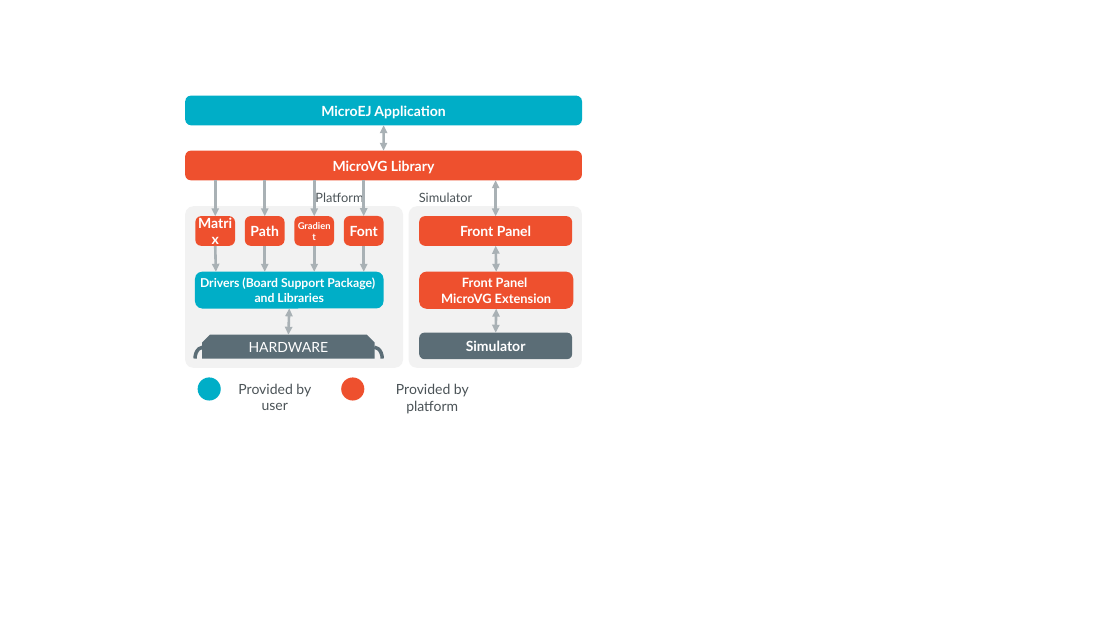
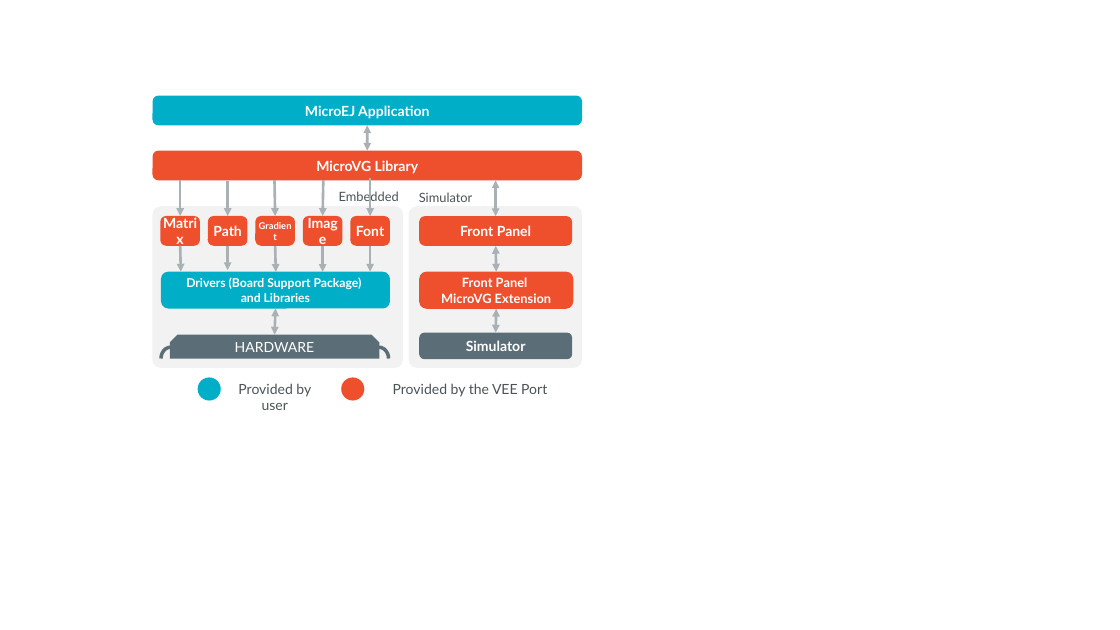
Before and after one commit to MicroEJ/docs, a slide deck: slide 1 of VEEPortingGuide/images/java-c-vg-interface.pptx. Drawn at 1120x630 pixels with LibreOffice and Linux fonts; fonts in the diff are those of the drawing. Boxes give left, top, right and bottom in pixels: in the first picture for what was removed or moved away, otherwise in the second. Text is boxed around its words. In the diff, an @@ line names an element or a change of style, - is before the commit and + after.

```diff
--- a/VEEPortingGuide/images/java-c-vg-interface.pptx
+++ b/VEEPortingGuide/images/java-c-vg-interface.pptx
@@ rounded rectangle "MicroEJ Application": place and size @@
-rounded rectangle "MicroEJ Application" at [186, 96, 582, 125]
+rounded rectangle "MicroEJ Application" at [153, 96, 582, 125]
@@ double arrow moved from (384, 150) - (384, 125) to (367, 150) - (367, 125) @@
@@ rounded rectangle "MicroVG Library": place and size @@
-rounded rectangle "MicroVG Library" at [185, 150, 581, 180]
+rounded rectangle "MicroVG Library" at [153, 150, 582, 180]
@@ arrow moved from (364, 216) - (364, 181) to (371, 216) - (371, 177) @@
@@ rounded rectangle: place and size @@
-rounded rectangle at [185, 207, 402, 368]
+rounded rectangle at [153, 207, 403, 368]
@@ arrow added from (323, 180) to (323, 216), #A9B1B5 2.25 pt @@
@@ text at [339, 190, 399, 204]: text changed @@
-Platform
+Embedded
@@ rounded rectangle added at [302, 216, 342, 245], fill #EE502E, 12 pt, text #FFFFFF, bold @@
+Image
@@ 4 arrows, 2 rounded rectangles: place and size @@
-4 arrows, 2 rounded rectangles at [196, 180, 285, 271]
+4 arrows, 2 rounded rectangles at [160, 181, 247, 271]
@@ 2 arrows, 1 rounded rectangle: place and size @@
-2 arrows, 1 rounded rectangle at [294, 180, 334, 271]
+2 arrows, 1 rounded rectangle at [255, 180, 295, 272]
@@ arrow added from (323, 246) to (323, 272), #A9B1B5 2.25 pt @@
@@ rounded rectangle "Drivers (Board Support Package)": place and size @@
-rounded rectangle "Drivers (Board Support Package)" at [195, 271, 383, 308]
+rounded rectangle "Drivers (Board Support Package)" at [161, 271, 391, 308]
@@ double arrow moved from (288, 334) - (289, 308) to (275, 334) - (276, 308) @@
@@ arc (boxed as its full ellipse): place and size @@
-arc (boxed as its full ellipse) at [195, 347, 211, 371]
+arc (boxed as its full ellipse) at [161, 347, 181, 371]
@@ snip same rect "HARDWARE": place and size @@
-snip same rect "HARDWARE" at [202, 334, 375, 359]
+snip same rect "HARDWARE" at [170, 334, 379, 359]
@@ 1 rounded rectangle, 1 arrow, 1 arc (boxed as its full ellipse): place and size @@
-1 rounded rectangle, 1 arrow, 1 arc (boxed as its full ellipse) at [344, 216, 383, 371]
+1 rounded rectangle, 1 arrow, 1 arc (boxed as its full ellipse) at [350, 216, 390, 371]
@@ text at [393, 383, 547, 397]: text changed @@
-Provided by platform
+Provided by the VEE Port
```
Also in this commit, not shown: 20 other files.
